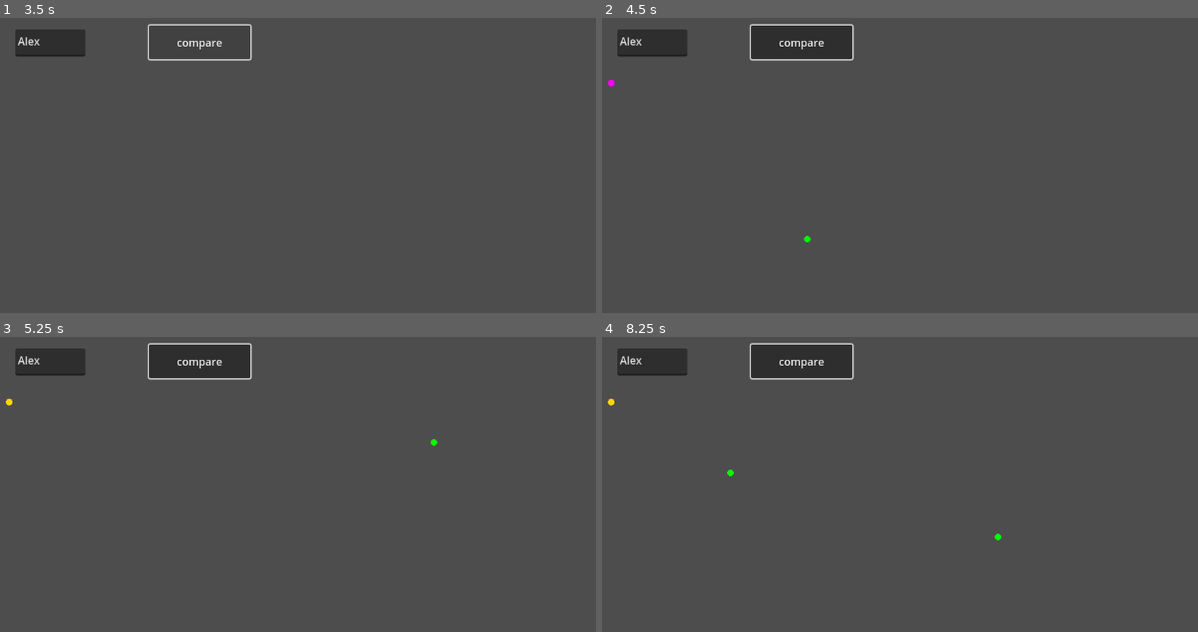
Above: before the commit, frames 1-4 (two rows, left to right).
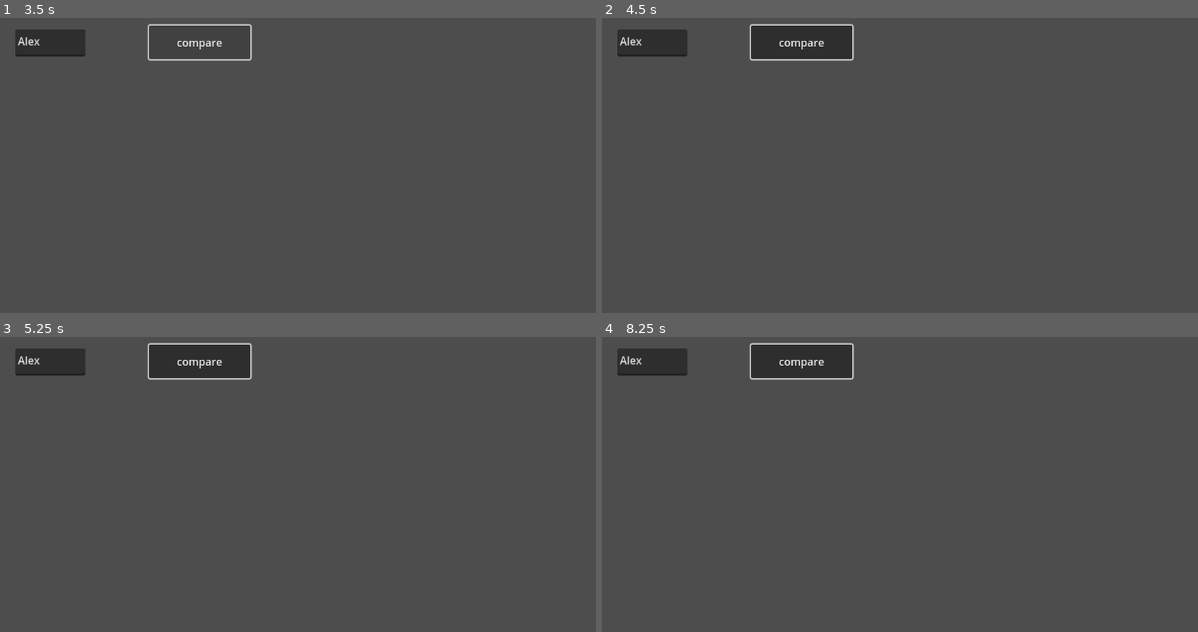
Above: after the commit, the same moments.

Repository: uprun/GRAIL-like
Game: Godot game, scene res://main.tscn
Same seed, same stepped clock (60 frames per second), same inputs: the game is played once before the commit and once after it.
Inputs (mouse positions are in pixels of both pictures, inside the frame that each line leads up to):
- Up to frame 1 (3.5 s): click (47, 41) at 0.52 s; type "Alex" at 0.6 s; click "compare" at 1.25 s; click "compare" at 2 s; click "compare" at 2.75 s
- Up to frame 2 (4.5 s): tap Enter at 3.5 s; move the mouse to (1126, 197) at 3.52 s; click (1126, 197) at 3.67 s; tap Space at 4.25 s; move the mouse to (804, 239) at 4.27 s; click (804, 239) at 4.42 s
- Up to frame 3 (5.25 s): tap Enter at 5 s; move the mouse to (435, 443) at 5.02 s; click (435, 443) at 5.17 s
- Up to frame 4 (8.25 s): tap Space at 5.75, 7.25 s; move the mouse to (923, 623) at 5.77 s; click (923, 623) at 5.92 s; tap Enter at 6.5 s; move the mouse to (1186, 602) at 6.52 s; click (1186, 602) at 6.67 s; move the mouse to (733, 472) at 7.27 s; click (733, 472) at 7.42 s; move the mouse to (995, 537) at 8.02 s; click (995, 537) at 8.17 s

Frame 1 is identical in both runs. In frame 2, less than 0.1% of the frame differs, in the area x 0-36%, y 20-77%; in frame 3, less than 0.1%; in frame 4, less than 0.1%, in the area x 0-67%, y 20-69%.
Error after the commit: Parse Error: Expected expression after "+" operator. (res://main.gd:131)

Commit message:
2024-12-20--23h54m26s

Diff:
--- a/main.gd
+++ b/main.gd
@@ -124,6 +124,11 @@
 	if drawn_symbol.lines.size() > 0:
 		drawn_symbol.prepare_rescaled_lines()
 		print()
+		var str: String
+		str = $TextEdit.text
+		var num = len(stored_symbols)
+
+		var path = "user://symbols/" + str + "/" +
 		var save_path := "user://player_data.json"
 
 		var file_access := FileAccess.open(save_path, FileAccess.WRITE)
